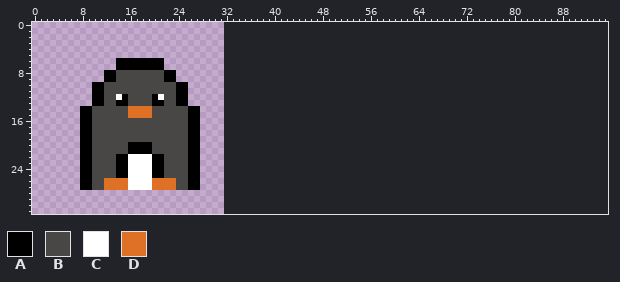
File history of a pixel-art file, Personnages/Basic.aseprite. Above, as it was before the edit.
32x32 pixels, 1 frame. Colours within 5 levels of each other are drawn and written as one. The old version is drawn lined up with the new one, on the new canvas.
Palette (. is transparent): A #000000  B #494646  C #ffffff  D #df7126
Pixels before (only the part around the change), first column x 26:
 0 ....................................................................
 1 ....................................................................
 2 ....................................................................
 3 ....................................................................
 4 ....................................................................
 5 ....................................................................
 6 ....................................................................
 7 ....................................................................
 8 ....................................................................
 9 ....................................................................
10 ....................................................................
11 ....................................................................
12 ....................................................................
13 ....................................................................
14 AA..................................................................
15 AA..................................................................
16 AA..................................................................
17 AA..................................................................
18 AA..................................................................
19 AA..................................................................
20 AA..................................................................
21 AA..................................................................
22 AA..................................................................
23 AA..................................................................
24 AA..................................................................
25 AA..................................................................
26 AA..................................................................
27 AA..................................................................
28 ....................................................................
29 ....................................................................
30 ....................................................................
31 ....................................................................
After:
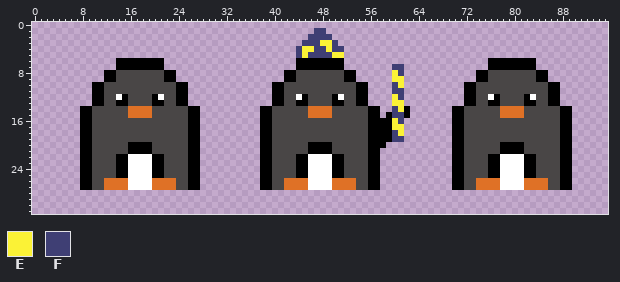
Colours new in this view: E #fbf236  F #3f3f74
Diff:
{"change": "canvas 32x32 -> 96x32"}
{"y":1,"x":47,"old":"..","new":"FF"}
{"y":2,"x":46,"old":"....","new":"FFFF"}
{"y":3,"x":45,"old":"......","new":"FFFEEF"}
{"y":4,"x":44,"old":"........","new":"FEEFFEFF"}
{"y":5,"x":44,"old":"........","new":"FEFFFFEE"}
{"y":6,"x":44,"old":"........","new":"AAAAAAAA"}
{"y":6,"x":76,"old":"........","new":"AAAAAAAA"}
{"y":7,"x":44,"old":"........","new":"AAAAAAAA"}
{"y":7,"x":60,"old":"..","new":"FF"}
{"y":7,"x":76,"old":"........","new":"AAAAAAAA"}
{"y":8,"x":42,"old":"............","new":"AABBBBBBBBAA"}
{"y":8,"x":60,"old":"..","new":"EF"}
{"y":8,"x":74,"old":"............","new":"AABBBBBBBBAA"}
{"y":9,"x":42,"old":"............","new":"AABBBBBBBBAA"}
{"y":9,"x":60,"old":"..","new":"EE"}
{"y":9,"x":74,"old":"............","new":"AABBBBBBBBAA"}
{"y":10,"x":40,"old":"................","new":"AABBBBBBBBBBBBAA"}
{"y":10,"x":60,"old":"..","new":"FE"}
{"y":10,"x":72,"old":"................","new":"AABBBBBBBBBBBBAA"}
{"y":11,"x":40,"old":"................","new":"AABBBBBBBBBBBBAA"}
{"y":11,"x":60,"old":"..","new":"FF"}
{"y":11,"x":72,"old":"................","new":"AABBBBBBBBBBBBAA"}
{"y":12,"x":40,"old":"................","new":"AABBCABBBBACBBAA"}
{"y":12,"x":60,"old":"..","new":"EF"}
{"y":12,"x":72,"old":"................","new":"AABBCABBBBACBBAA"}
{"y":13,"x":40,"old":"................","new":"AABBAABBBBAABBAA"}
{"y":13,"x":60,"old":"..","new":"EE"}
{"y":13,"x":72,"old":"................","new":"AABBAABBBBAABBAA"}
{"y":14,"x":38,"old":"....................","new":"AABBBBBBDDDDBBBBBBAA"}
{"y":14,"x":60,"old":"...","new":"FEA"}
{"y":14,"x":70,"old":"....................","new":"AABBBBBBDDDDBBBBBBAA"}
{"y":15,"x":38,"old":"....................","new":"AABBBBBBDDDDBBBBBBAA"}
{"y":15,"x":59,"old":"....","new":"AFFA"}
{"y":15,"x":70,"old":"....................","new":"AABBBBBBDDDDBBBBBBAA"}
{"y":16,"x":38,"old":"........................","new":"AABBBBBBBBBBBBBBBBAAAAEF"}
{"y":16,"x":70,"old":"....................","new":"AABBBBBBBBBBBBBBBBAA"}
{"y":17,"x":38,"old":"........................","new":"AABBBBBBBBBBBBBBBBAAAAEE"}
{"y":17,"x":70,"old":"....................","new":"AABBBBBBBBBBBBBBBBAA"}
{"y":18,"x":38,"old":"........................","new":"AABBBBBBBBBBBBBBBBAAAAFE"}
{"y":18,"x":70,"old":"....................","new":"AABBBBBBBBBBBBBBBBAA"}
{"y":19,"x":38,"old":"........................","new":"AABBBBBBBBBBBBBBBBAAAAFF"}
{"y":19,"x":70,"old":"....................","new":"AABBBBBBBBBBBBBBBBAA"}
{"y":20,"x":38,"old":".....................","new":"AABBBBBBAAAABBBBBBAAA"}
{"y":20,"x":70,"old":"....................","new":"AABBBBBBAAAABBBBBBAA"}
{"y":21,"x":38,"old":"....................","new":"AABBBBBBAAAABBBBBBAA"}
{"y":21,"x":70,"old":"....................","new":"AABBBBBBAAAABBBBBBAA"}
{"y":22,"x":38,"old":"....................","new":"AABBBBAACCCCAABBBBAA"}
{"y":22,"x":70,"old":"....................","new":"AABBBBAACCCCAABBBBAA"}
{"y":23,"x":38,"old":"....................","new":"AABBBBAACCCCAABBBBAA"}
{"y":23,"x":70,"old":"....................","new":"AABBBBAACCCCAABBBBAA"}
{"y":24,"x":38,"old":"....................","new":"AABBBBAACCCCAABBBBAA"}
{"y":24,"x":70,"old":"....................","new":"AABBBBAACCCCAABBBBAA"}
{"y":25,"x":38,"old":"....................","new":"AABBBBAACCCCAABBBBAA"}
{"y":25,"x":70,"old":"....................","new":"AABBBBAACCCCAABBBBAA"}
{"y":26,"x":38,"old":"....................","new":"AABBDDDDCCCCDDDDBBAA"}
{"y":26,"x":70,"old":"....................","new":"AABBDDDDCCCCDDDDBBAA"}
{"y":27,"x":38,"old":"....................","new":"AABBDDDDCCCCDDDDBBAA"}
{"y":27,"x":70,"old":"....................","new":"AABBDDDDCCCCDDDDBBAA"}
